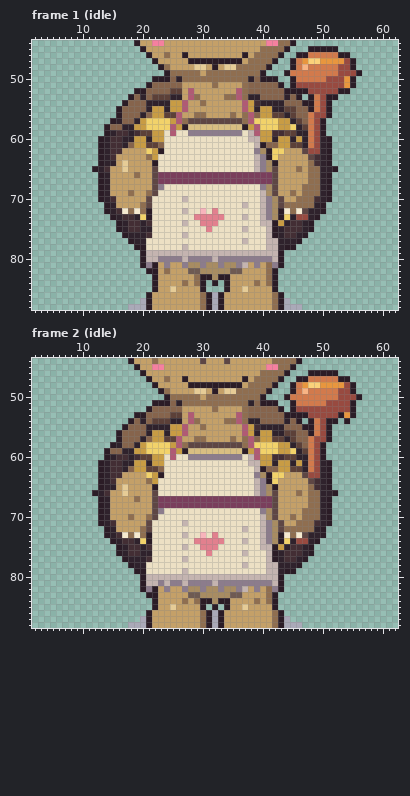
Edited in one commit: pixel-art file (aseprite-source/v3/folk/redo-tortoise/new/folk-tortoise-3.aseprite). The first picture shows the starting point.
64x96 pixels, 4 frames. Shown: frame 1 (idle): x 2..62, y 44..88; frame 2 (idle): x 2..62, y 44..88. The commit also changed other frames or places, which this record leaves out.
New version:
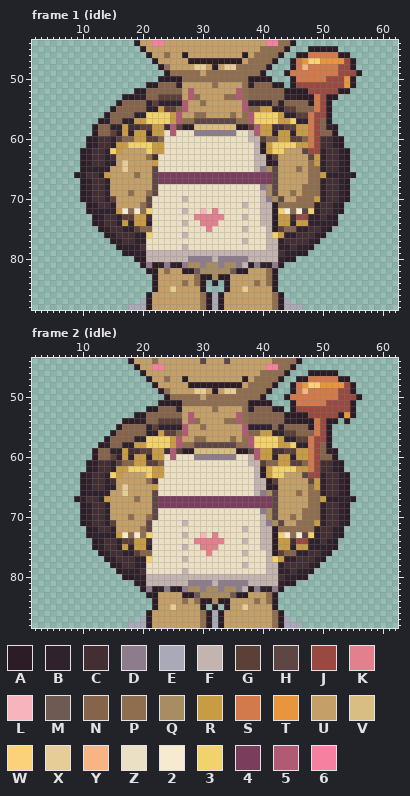
Palette (. is transparent): A #2b1c26  B #2f222c  C #432e34  D #8c7c8c  E #aaa9b8  F #c4b4b0  G #5c4038  H #5e4644  J #984a40  K #e2808e  L #f8b4bc  M #6e5a52  N #86644c  P #8f6e50  Q #a88c62  R #c89c44  S #d27a4c  T #e8963e  U #c4a068  V #d8be82  W #fbd27a  X #e6cc96  Y #f8b484  Z #ece0c4  2 #f6ead0  3 #f2d26a  4 #7a3e5c  5 #b05a74  6 #f5809f
The exact change:
Changed rows in their new state; - is an unchanged pixel.
Frame 1 (idle):
first column x 9:
50 -------------.--AA-----------AA--.-------------
51 -------------A---B-----------B---A-------------
52 ----------------NN-----------------------------
53 --------A-B--N--GG-----------NN-----B-A--------
54 -------AN----G--BB-----------BB--N----N--------
55 ------AN-----B-GGN-----------NN--------N-------
56 -----ANN--B-3333R-------------3333R-BGG--------
57 ----ABNNBBR--------P-------P--------3BB--NA----
58 ---ANNBBRCCGGRRC-G-A-------A-G-RRCCGGRR--NBA---
59 ---ANNGBR-RRB------Z-------Z-----BRRBRR--NNA---
60 --ABCCBGNN--GGN----------------GNN--GGN--CCBA--
61 --ABCCBRR3333RR-----------------R3333RR--CCBA--
62 -ABCC-3R------R---------------FAR---------CCBA-
63 -ABCC--------C-----------------F-G------R-CCBA-
64 -ABCC--------R-----------------FAB------R-CCBA-
65 -ABB-B------------------------------------CCBA-
66 ABCCBR-----------------------------------RBBBBA
67 -ABCC-------------------------------------CCBA-
68 -ABCC---------Z---------------------------CCBA-
69 -ABCC-------------------------------------CCBA-
70 -ABCC-G---------------------------------R-CCBA-
71 --ABCC--------------------------FAP------CCBA--
72 --ABBB-R----3-------------------FA3----3-CCBA--
73 ---ABCC-GGRRC-------------------FARRC---BCBA---
74 ---ABCCBRBRRB----------------------RBRRBBBBA---
75 ----ABCC-BGNN---------------------GNNB-CCBA----
76 -----ABCCC--3--------------------3RBBCCCBA-----
77 ------ABCC-------------------------CCCCBA------
78 -------ABBBC-----------------------BCBBA-------
79 --------AABB----------------------CBBAA--------
80 ----------A---FFFF-----------FFFF-BAA----------
81 --------------B-BA-----------A-BB--------------
82 ------------------AA-------AA------------------
Frame 2 (idle):
first column x 9:
51 -------------.--AA-----------AA--.-------------
52 -------------A---B-----------B---A-------------
53 ----------------NN-----------------------------
54 --------A-B--N--GG-----------NN-----B-A--------
55 -------AN----G--BB-----------BB--N----N--------
56 ------AN-----B-GGN-----------NN--------N-------
57 -----ANN--B-3333R-------------3333R-BGG--------
58 ----ABNNBBR--------P-------P--------3BB--NA----
59 ---ANNBBRCCGGRRC-G-A-------A-G-RRCCGGRR--NBA---
60 ---ANNGBR-RRB------Z-------Z-----BRRBRR--NNA---
61 --ABCCBGNN--GGN----------------GNN--GGN--CCBA--
62 --ABCCBRR3333RR-----------------R3333RR--CCBA--
63 -ABCC-3R------R---------------FAR---------CCBA-
64 -ABCC--------C-----------------F-G------R-CCBA-
65 -ABCC--------R-----------------FAB------R-CCBA-
66 -ABB-B------------------------------------CCBA-
67 ABCCBR-----------------------------------RBBBBA
68 -ABCC-------------------------------------CCBA-
69 -ABCC---------Z---------------------------CCBA-
70 -ABCC-------------------------------------CCBA-
71 -ABCC-G---------------------------------R-CCBA-
72 --ABCC--------------------------FAP------CCBA--
73 --ABBB-R----3-------------------FA3----3-CCBA--
74 ---ABCC-GGRRC-------------------FARRC---BCBA---
75 ---ABCCBRBRRB----------------------RBRRBBBBA---
76 ----ABCC-BGNN---------------------GNNB-CCBA----
77 -----ABCCC--3--------------------3RBBCCCBA-----
78 ------ABCC-------------------------CCCCBA------
79 -------ABBBC-----------------------BCBBA-------
80 --------AABB----------------------CBBAA--------
81 ----------A---F-FF-----------FFFF-BAA----------
82 --------------B-BA-----------A-BB--------------
83 ------------------AA-------AA------------------
Boxes around the changes in both pictures, in picture pixels (x1, y1, x2, y2):
changed: (74, 76, 194, 274)
changed: (236, 76, 356, 274)
changed: (74, 400, 194, 598)
changed: (236, 400, 356, 598)
